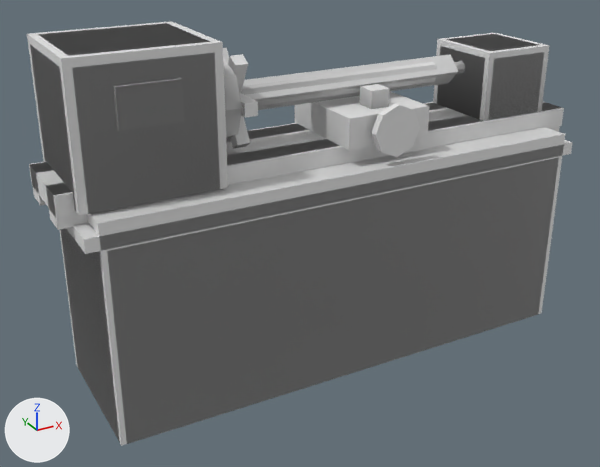
Before and after pictures for a commit that changed the glTF model models/lathe.glb.
Both versions are drawn from a 50 mm lens placed at (-1.61, -2.72, 1.88), pointed at (-0.12, -0.01, 0.53). The axes (+X, +Y, +Z) are drawn at lower left. The lights are the same throughout. The older version comes first.

Names of what the first picture shows: 'lathe', 'lathe.far'.
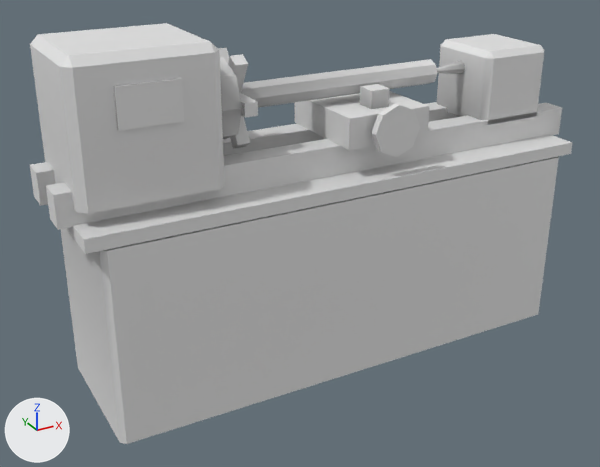
Where the change shows, as pixel boxes (x1, y1, x2, y2) in the pictures (600 x 467 px):
'lathe.far', deleted: before (27, 21, 565, 446)
    faces in mat_dark: (59, 127, 565, 446)
    faces in mat_accent: (27, 21, 550, 215)
    faces in mat_metal: (29, 102, 564, 219)
    faces in mat_steel: (241, 54, 458, 110)

Edits to the bpy script that builds the scene:
```text
Remove ob_lathe_far:
    ob_lathe_far = bpy.data.objects.new('lathe.far', me_lathe_far)
    ob_lathe_far.location = (0.0, 0.0, 0.0)
```
